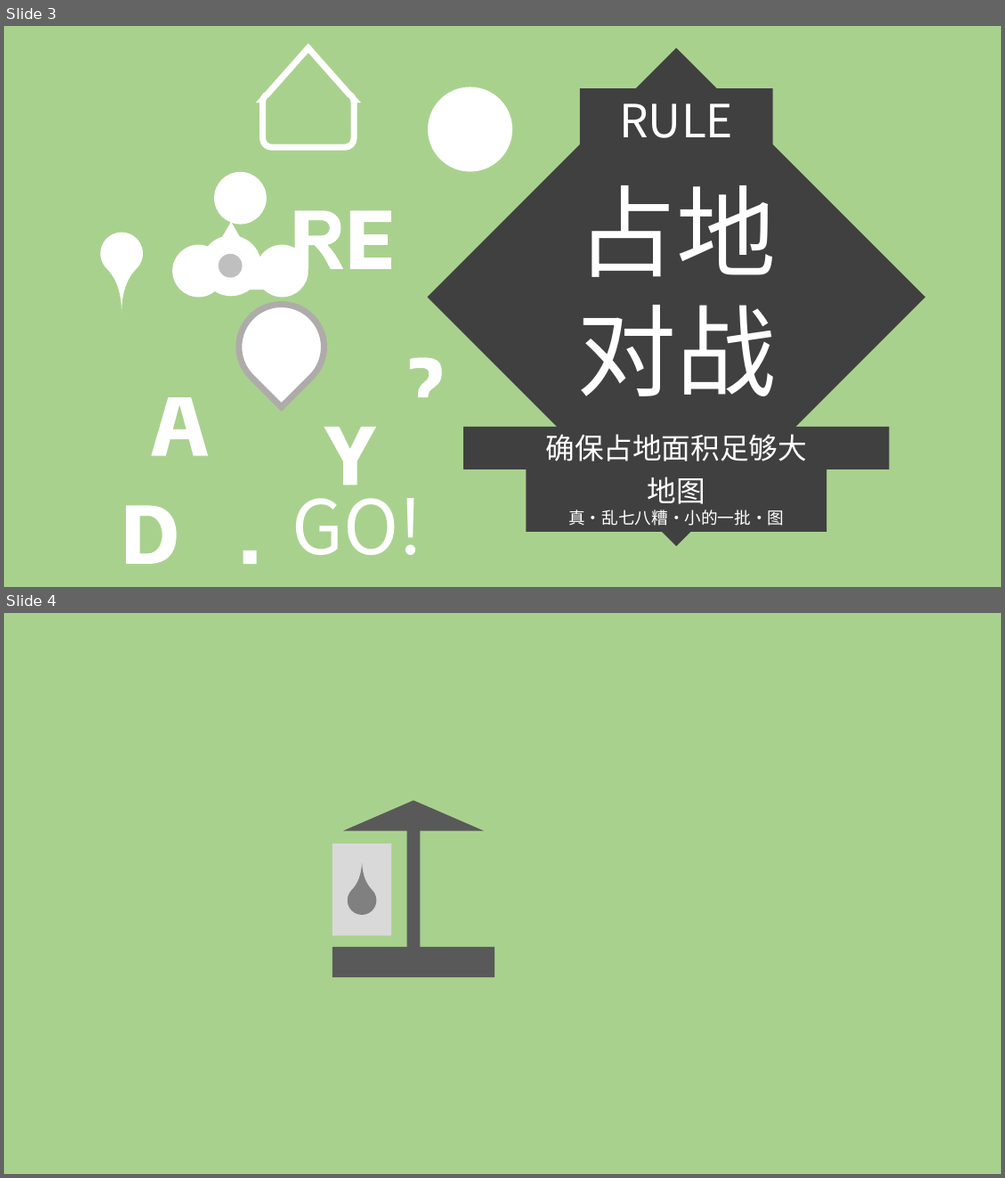
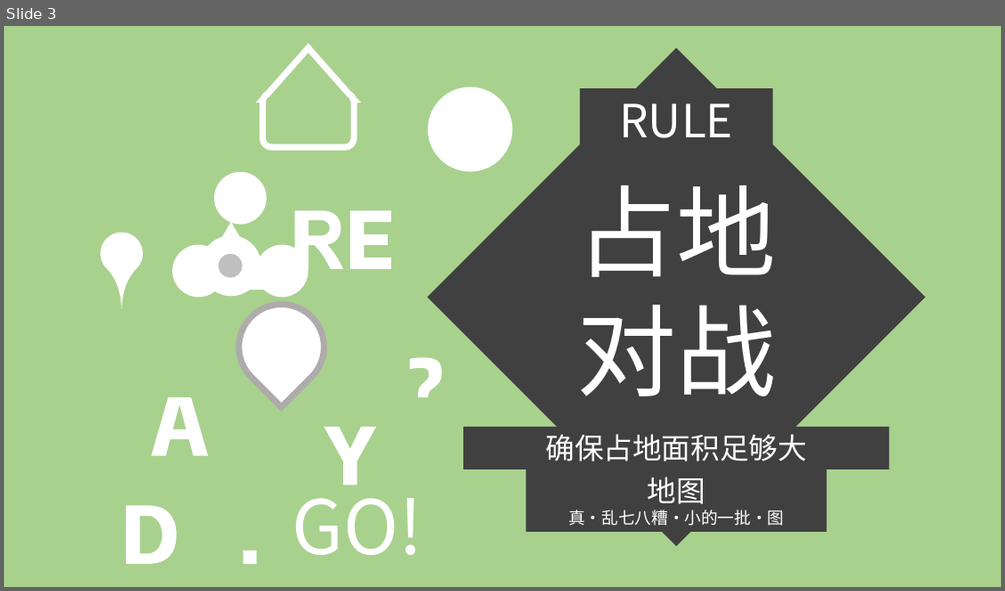
Before and after one commit to Hamster5295/HSplatoon, a slide deck: Texture/Texture.pptx. Shown one above the other, each under a label of ours: slides 3 and 4 before the commit, slide 3 after it. The pictures are 1005x1178 and 1005x591 pixels, drawn with LibreOffice and Linux fonts; fonts in the diff are those of the drawing. Boxes give left, top, right and bottom in pixels: in the first picture for what was removed or moved away, otherwise in the second. Text is boxed around its words. In the diff, an @@ line names an element or a change of style, - is before the commit and + after.

```diff
--- a/Texture/Texture.pptx
+++ b/Texture/Texture.pptx
@@ slide 4 removed at [4,613,1001,1174], background #A9D18E @@
@@ triangle removed at [343,801,484,831] @@
@@ rectangle removed at [407,824,421,948] @@
@@ rectangle removed at [332,844,391,935] @@
@@ teardrop removed at [341,880,382,921] @@
@@ rectangle removed at [332,947,494,977] @@
```
Also in this commit, not shown: 2 slides changed, 1 slide added, 16 other files.
